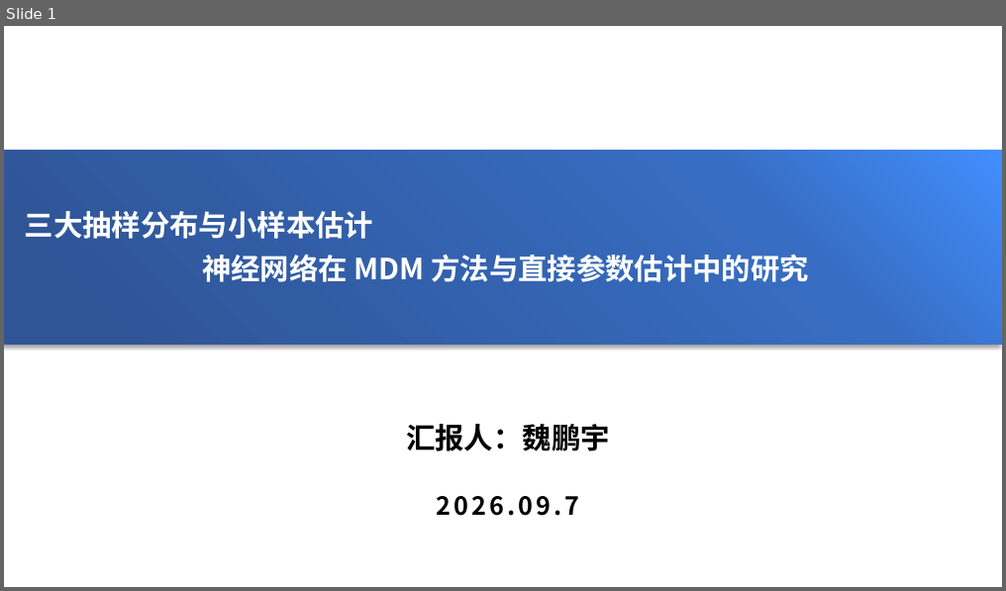
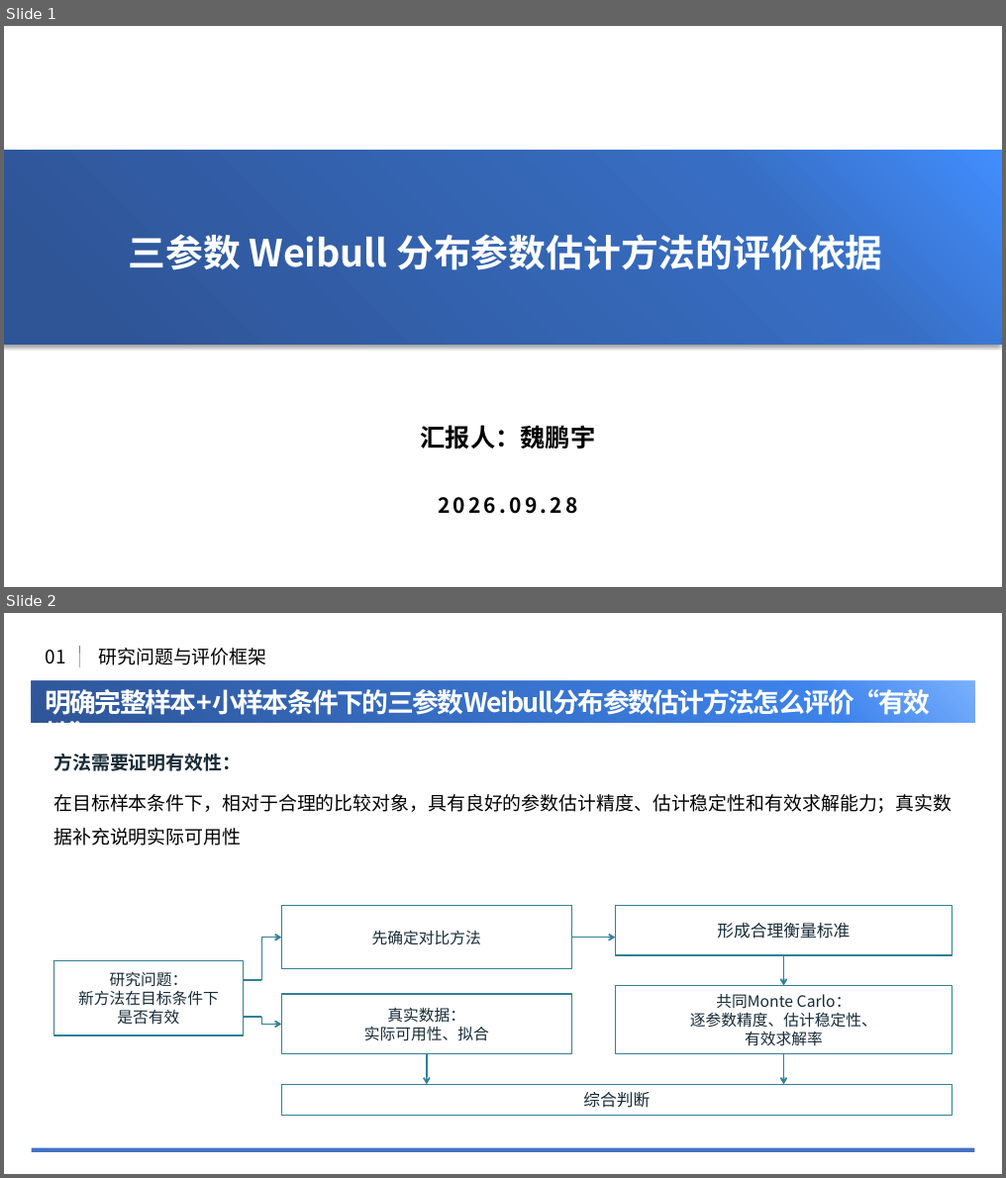
Before and after one commit to NEUwpy/weibull.work, a slide deck: Research/09-Weibull参数估计方法谱系与比较基线/260928组会.pptx. Shown one above the other, each under a label of ours: slide 1 before the commit, slides 1 and 2 after it. The pictures are 1006x591 and 1006x1178 pixels, drawn with LibreOffice and Linux fonts; fonts in the diff are those of the drawing; background and template pictures are left out. Boxes give left, top, right and bottom in pixels: in the first picture for what was removed or moved away, otherwise in the second. Text is boxed around its words. In the diff, an @@ line names an element or a change of style, - is before the commit and + after.

```diff
--- a/Research/09-Weibull参数估计方法谱系与比较基线/260928组会.pptx
+++ b/Research/09-Weibull参数估计方法谱系与比较基线/260928组会.pptx
@@ slide 2 added at (4,613,1002,1174), background #FFFFFF @@
@@ text added at (46,650,66,664), 18 pt, text #000000 @@
+01
@@ line added from (79, 667) to (79, 646), #808080 0.5 pt @@
@@ text added at (98,648,266,665), 18 pt, text #000000 @@
+研究问题与评价框架
@@ rectangle added at (32,681,975,722), fill gradient #418EFE to #3E84EC to #2F5597 @@
@@ text added at (45,684,930,723), 25.5 pt, text #FFFFFF, bold @@
+明确完整样本+小样本条件下的三参数Weibull分布参数估计方法怎么评价“有效性”
@@ line added from (32, 728) to (975, 728), #3E6DC2 2 pt @@
@@ text added at (54,754,241,771), 18 pt, text #182B38, bold @@
+方法需要证明有效性：
@@ text added at (54,794,951,846), 18 pt, text #000000 @@
+在目标样本条件下，相对于合理的比较对象，具有良好的参数估计精度、估计稳定性和有效求解能力；真实数据补充说明实际可用性
@@ rectangle added at (282,906,572,969), fill #FFFFFF, outline #2F8096 1.25 pt, 15 pt, text #182B38 @@
+先确定对比方法
@@ rectangle added at (616,906,952,956), fill #FFFFFF, outline #2F8096 1.25 pt, 16 pt, text #182B38 @@
+形成合理衡量标准
@@ line added from (261, 980) to (261, 937), #2F8096 1.5 pt @@
@@ arrow added from (261, 937) to (282, 937), #2F8096 1.5 pt @@
@@ arrow added from (571, 937) to (616, 937), #2F8096 1.5 pt @@
@@ rectangle added at (54,961,244,1036), fill #FFFFFF, outline #2F8096 1.25 pt, 15 pt, text #182B38 @@
+研究问题：
+新方法在目标条件下
+是否有效
@@ arrow added from (784, 956) to (784, 986), #2F8096 1.5 pt @@
@@ line added from (243, 980) to (261, 980), #2F8096 1.5 pt @@
@@ rectangle added at (282,994,572,1055), fill #FFFFFF, outline #2F8096 1.25 pt, 15 pt, text #182B38 @@
+真实数据：
+实际可用性、拟合
@@ rectangle added at (616,986,952,1055), fill #FFFFFF, outline #2F8096 1.25 pt, 15 pt, text #182B38 @@
+共同Monte Carlo：
+逐参数精度、估计稳定性、
+有效求解率
@@ line added from (243, 1017) to (261, 1017), #2F8096 1.5 pt @@
@@ line added from (261, 1017) to (261, 1024), #2F8096 1.5 pt @@
@@ arrow added from (261, 1024) to (282, 1024), #2F8096 1.5 pt @@
@@ arrow added from (427, 1055) to (427, 1084), #2F8096 1.5 pt @@
@@ arrow added from (784, 1055) to (784, 1084), #2F8096 1.5 pt @@
@@ rectangle added at (282,1084,952,1116), fill #FFFFFF, outline #2F8096 1.25 pt, 16 pt, text #182B38 @@
+综合判断
@@ line added from (32, 1151) to (975, 1151), #4472C4 4 pt @@
@@ slide 1 changed as well @@
@@ text at (129,234,882,271): text changed; size 28 to 36 pt @@
-三大抽样分布与小样本估计
-神经网络在 MDM 方法与直接参数估计中的研究
+三参数 Weibull 分布参数估计方法的评价依据
@@ text "汇报人：魏鹏宇" at (421,425,595,450): size 28 to 24 pt @@
@@ text at (438,497,577,514): text changed; size 24 to 20 pt @@
-2026.09.7
+2026.09.28
```
Also in this commit, not shown: 1 other slide changed, 19 other slides added, 30 slides removed, 42 other files.
